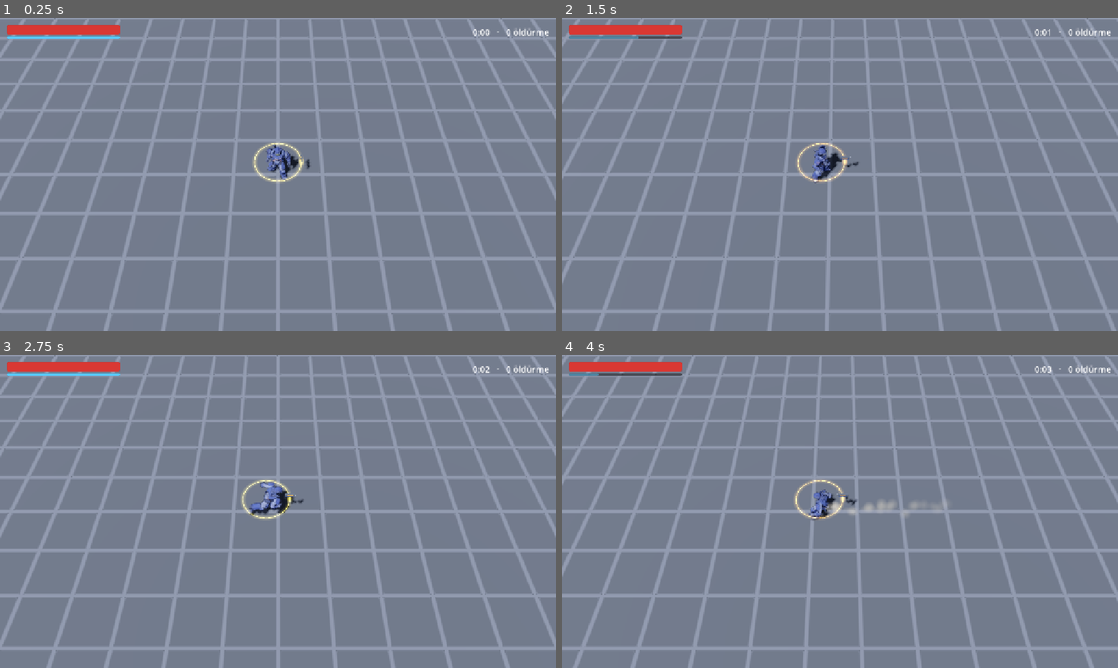
Above: before the commit, frames 1-4 (two rows, left to right).
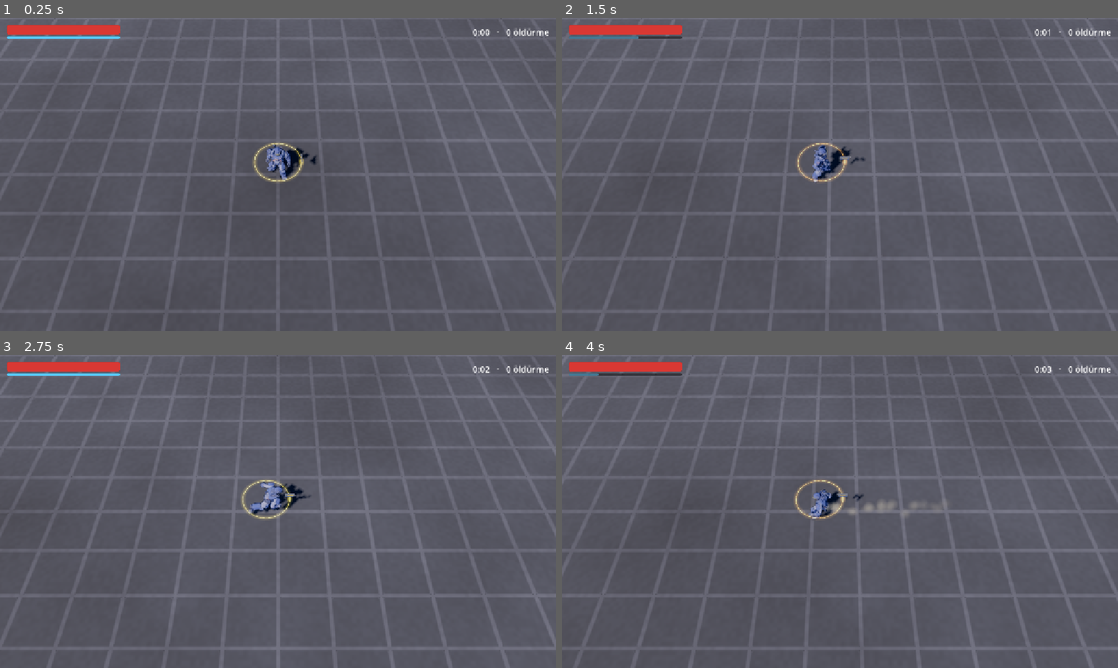
Above: after the commit, the same moments.

Repository: AIVoidLabs/Deadzone-Last-Stand
Game: Godot game, scene res://scenes/main.tscn
The game is run twice, just before and just after one commit, with the same random seed, the same clock (stepped at 60 frames per second) and the same inputs.
Inputs (mouse positions are in pixels of both pictures, inside the frame that each line leads up to):
- Up to frame 1 (0.25 s): no input
- Up to frame 2 (1.5 s): tap Enter at 0.5 s; move the mouse to (962, 158) at 0.52 s; hold D (move_right) 0.53-1.25 s; tap Space (dash) at 0.6 s; click (962, 158) at 0.67 s; drag from (728, 190) to (812, 237) at 1.27 s
- Up to frame 3 (2.75 s): move the mouse to (333, 442) at 2.02 s; hold D (move_right) from 2.03 s (still down); tap Alt at 2.1 s
- Up to frame 4 (4 s): release D (move_right) at 2.75 s; drag from (812, 574) to (673, 464) at 2.77 s; move the mouse to (1006, 558) at 3.52 s; hold A (move_left) from 3.53 s (still down); tap Space (dash) at 3.6 s

The runs differ from the first frame. In frame 1, 99% of the frame differs, in the area x 0-100%, y 0-100%; in frame 2, 99%; in frame 3, 99%; in frame 4, 99%.

Commit message:
feat: akşam ışığı varsayılan (5.7)
Co-Authored-By: Claude Opus 5.5 <noreply@anthropic.com>

Diff:
--- a/scripts/tuning.gd
+++ b/scripts/tuning.gd
@@ -66,7 +66,7 @@
 
 # --- Arena ---
 ## Işık ve zemin ön ayarı (LightingData tablosundan).
-const LIGHTING_PRESET: StringName = &"classic"
+const LIGHTING_PRESET: StringName = &"dusk"
 const ARENA_SIZE: float = 60.0
 const ARENA_WALL_HEIGHT: float = 1.2
 const ARENA_WALL_THICKNESS: float = 1.0
Binary file added: docs/concept/slice_dusk.png
Not shown, changed: docs/DECISIONS.md
Not shown, changed: docs/PROGRESS.md
